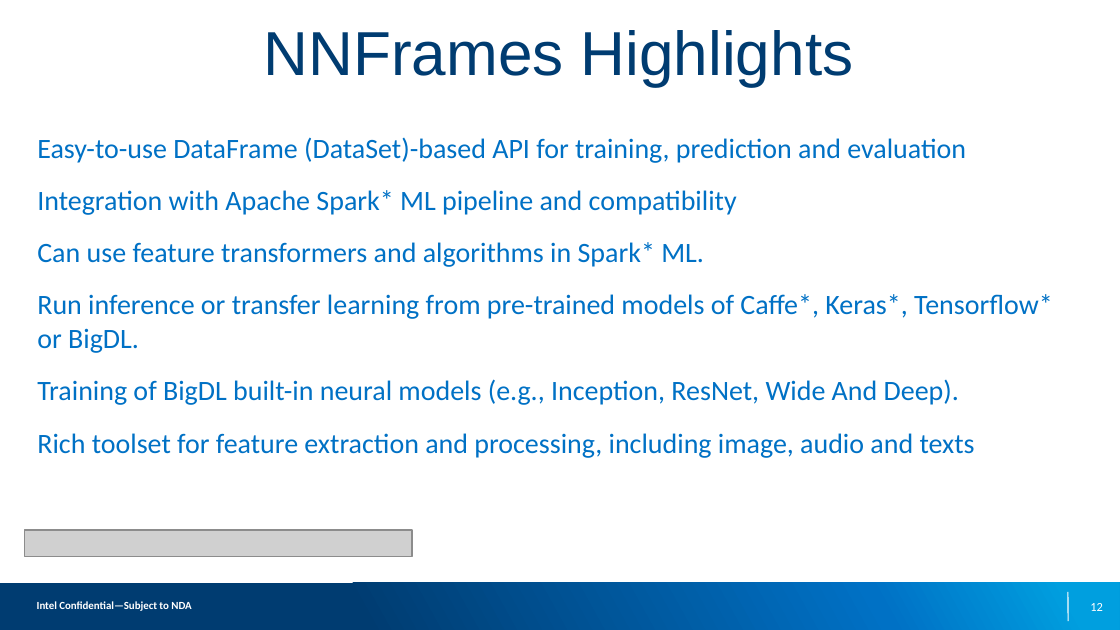
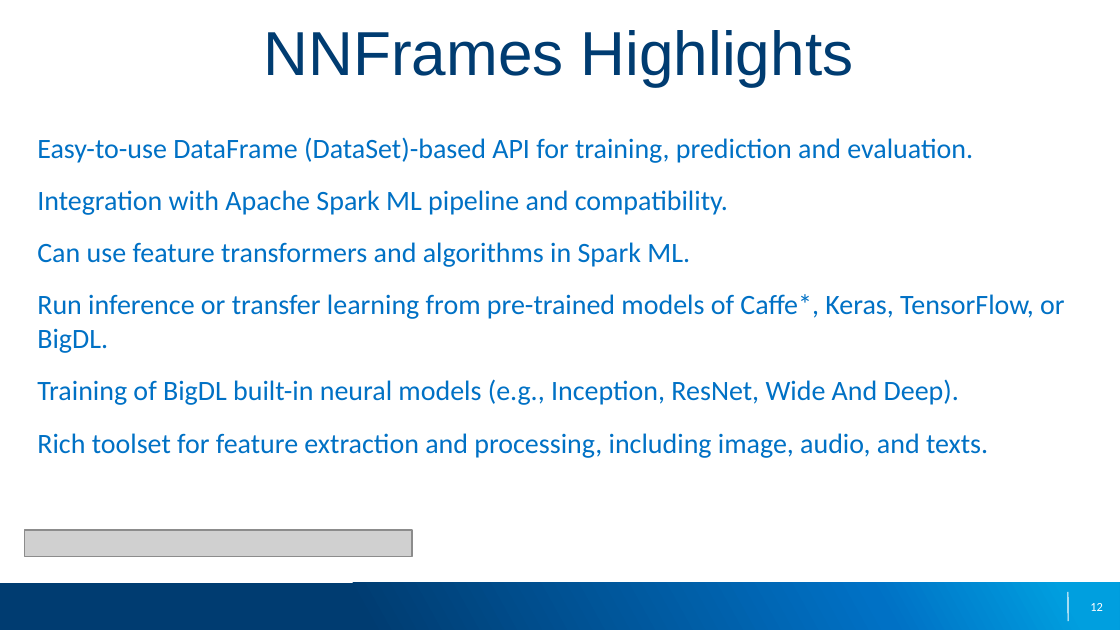
Before and after one commit to elephantscale/intel-analytics-zoo-tutorials, a slide deck: slide 12 of slides/1-Analytics-Zoo-Overview.pptx. Drawn at 1120x630 pixels with LibreOffice and Linux fonts; fonts in the diff are those of the drawing; grey boxes stand for pictures; background and template pictures are left out. Boxes give left, top, right and bottom in pixels: in the first picture for what was removed or moved away, otherwise in the second. Text is boxed around its words. In the diff, an @@ line names an element or a change of style, - is before the commit and + after.

Commit message:
fix overview slides [2]
- incorporated Intel feedback
- taken care of of copyright signs

```diff
--- a/slides/1-Analytics-Zoo-Overview.pptx
+++ b/slides/1-Analytics-Zoo-Overview.pptx
@@ text at box(37, 137, 1064, 353): text changed @@
-Easy-to-use DataFrame (DataSet)-based API for training, prediction and evaluation
-Integration with Apache Spark* ML pipeline and compatibility
-Can use feature transformers and algorithms in Spark* ML.
-Run inference or transfer learning from pre-trained models of Caffe*, Keras*, Tensorflow* or BigDL.
+Easy-to-use DataFrame (DataSet)-based API for training, prediction and evaluation.
+Integration with Apache Spark ML pipeline and compatibility.
+Can use feature transformers and algorithms in Spark ML.
+Run inference or transfer learning from pre-trained models of Caffe*, Keras, TensorFlow, or BigDL.
@@ text at box(37, 433, 988, 458): text changed @@
-Rich toolset for feature extraction and processing, including image, audio and texts
+Rich toolset for feature extraction and processing, including image, audio, and texts.
@@ text removed at box(37, 601, 191, 611) @@
-Intel Confidential—Subject to NDA
```
Also in this commit, not shown: 40 other slides changed, 1 slide added, 1 slide removed.
